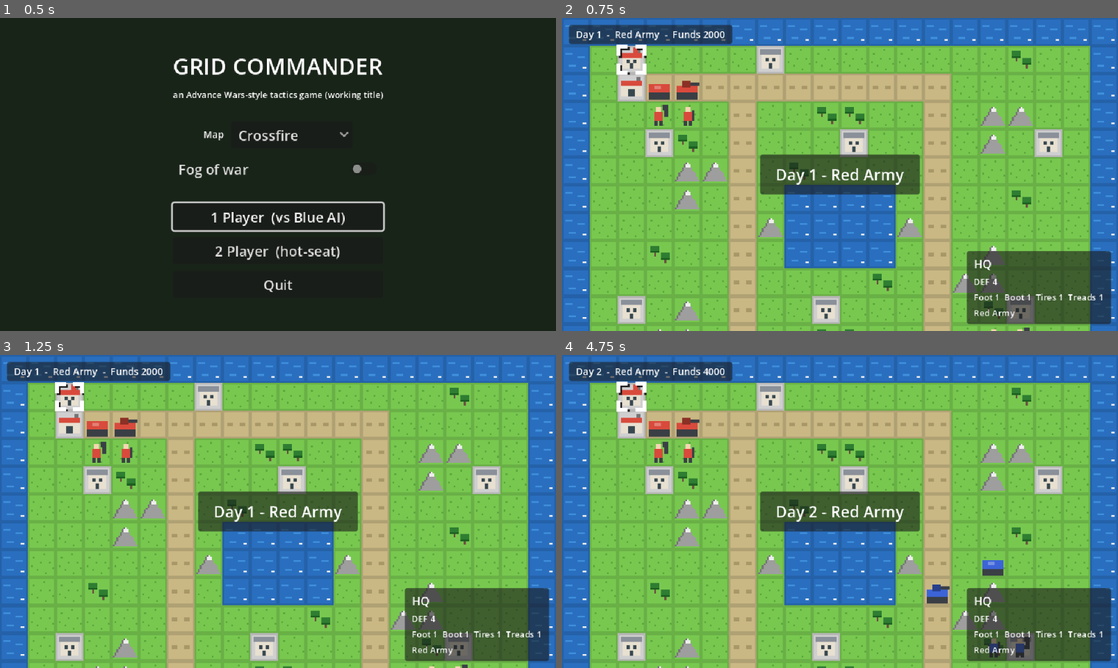
Above: before the commit, frames 1-4 (two rows, left to right).
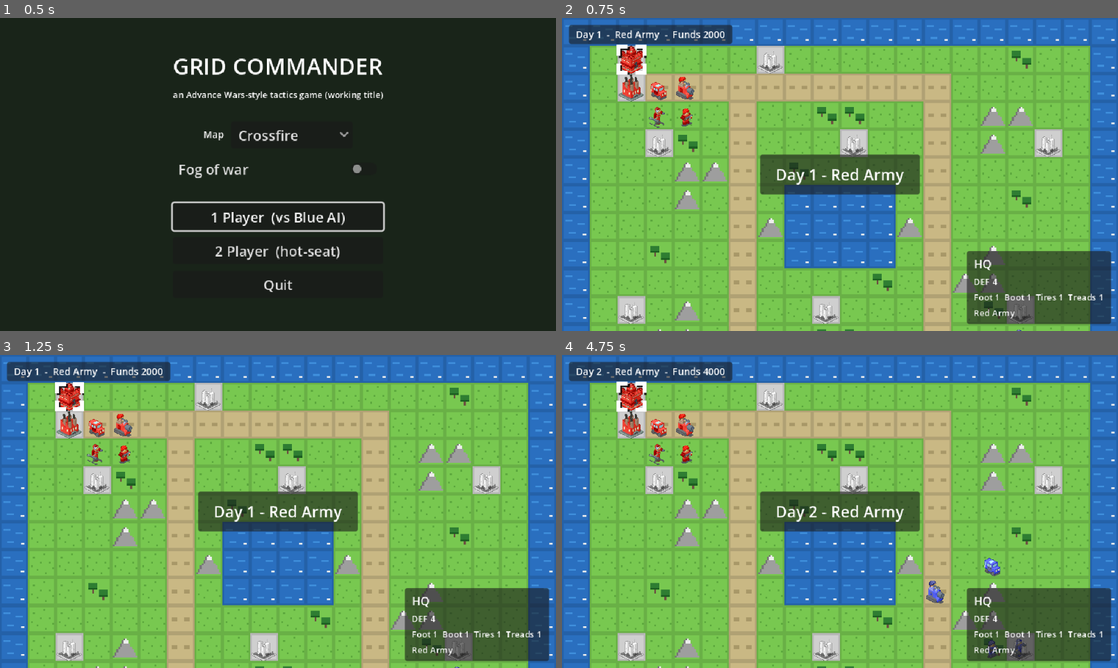
Above: after the commit, the same moments.

Repository: hanscanonico/advance_war_clone
Game: Godot game, scene res://scenes/menu/main_menu.tscn
Same seed, same stepped clock (60 frames per second), same inputs: the game is played once before the commit and once after it.
Inputs (mouse positions are in pixels of both pictures, inside the frame that each line leads up to):
- Up to frame 1 (0.5 s): no input
- Up to frame 2 (0.75 s): click "1 Player (vs Blue AI)" at 0.5 s
- Up to frame 3 (1.25 s): no input
- Up to frame 4 (4.75 s): tap Enter (confirm) at 1.25 s; move the mouse to (962, 495) at 1.27 s; hold Right (cursor_right) 1.28-2 s; hold Enter (confirm) 1.28-2 s; click (962, 495) at 1.42 s; drag from (728, 527) to (812, 574) at 2.02 s; move the mouse to (895, 442) at 2.77 s; hold Right (cursor_right) 2.78-3.5 s; hold Mouse wheel down (zoom_out) 2.78-3.5 s; drag from (812, 574) to (673, 464) at 3.52 s; move the mouse to (1006, 558) at 4.27 s; hold Left (cursor_left) from 4.28 s (still down); tap Alt at 4.35 s

Frame 1 is identical in both runs. In frame 2, 2.6% of the frame differs, in the area x 3-90%, y 6-100%; in frame 3, 2.6%; in frame 4, 3.1%, in the area x 3-90%, y 6-98%.

Commit message:
Replace unit and property art with CC0 PixVoxel sprites
Units and the city/base/hq buildings now come from Tommy Ettinger's CC0
PixVoxel Revised Wargame Sprites instead of generated programmer art.
The ground tiles stay as they are: the pack's own terrain is isometric
elevation slabs that only tessellate on an isometric grid, and its flat
featureless ground would have lost the trees and peaks we already draw.
Only sprites that sit *on* a tile are used, so the square top-down grid,
transforms, cursor, overlays, fog, and camera are all untouched.

Atlas cells go from 16px to 64px so the art keeps its detail, which means
sprite resolution had to be decoupled from the world grid: UnitSprite
scales itself down and counter-scales the HP badge, and TerrainLayer is
scaled to keep one cell at TILE. Grid maths still speaks in TILE.

generate_tiles.gd no longer draws units or buildings — it would have
silently clobbered the new art on the next `make tiles`. It now emits
ground only, leaving bare paved lots, and `make tiles` chains ground ->
sprites via the new build script.

Co-Authored-By: Claude Opus 4.8 <noreply@anthropic.com>
Claude-Session: https://claude.ai/code/session_01DW7b2pfbhABNtLcqo2U3Vz

Diff:
--- a/scenes/battle/battle.gd
+++ b/scenes/battle/battle.gd
@@ -4,6 +4,9 @@
 ## this scene only issues commands and animates the results.
 
 const TILE := 16
+## Terrain atlas cells are 4x the world grid so the PixVoxel property buildings
+## keep their detail; TerrainLayer is scaled down to compensate.
+const TERRAIN_PX := 64
 const MAP_PATH := "res://maps/first_steps.txt"
 const MAIN_MENU_SCENE := "res://scenes/menu/main_menu.tscn"
 const ATLAS_PATH := "res://assets/tiles/terrain_atlas.png"
@@ -119,6 +122,10 @@
 		game.fog_enabled = fog
 		game.rng.randomize()
 	terrain_layer.tile_set = _build_tile_set()
+	# The terrain atlas is drawn at 4x the world grid (see TERRAIN_PX), so the
+	# layer is scaled back down to keep one cell = TILE. Overlays and the cursor
+	# stay at 1x and are unaffected.
+	terrain_layer.scale = Vector2.ONE * (float(TILE) / float(TERRAIN_PX))
 	move_overlay.tile_set = _build_overlay_tile_set()
 	attack_overlay.tile_set = move_overlay.tile_set
 	fog_layer.tile_set = move_overlay.tile_set
@@ -923,10 +930,10 @@
 ## terrain, team-colored rows for properties. No hand-maintained .tres TileSet.
 func _build_tile_set() -> TileSet:
 	var tile_set := TileSet.new()
-	tile_set.tile_size = Vector2i(TILE, TILE)
+	tile_set.tile_size = Vector2i(TERRAIN_PX, TERRAIN_PX)
 	var atlas := TileSetAtlasSource.new()
 	atlas.texture = load(ATLAS_PATH)
-	atlas.texture_region_size = Vector2i(TILE, TILE)
+	atlas.texture_region_size = Vector2i(TERRAIN_PX, TERRAIN_PX)
 	for terrain in db.all():
 		atlas.create_tile(Vector2i(terrain.atlas_col, 0))
 		if terrain.team_tinted:
--- a/scenes/battle/unit_sprite.gd
+++ b/scenes/battle/unit_sprite.gd
@@ -4,6 +4,11 @@
 ## via refresh(); the battle scene tweens `position` only for move previews.
 
 const TILE := 16
+## The units atlas is drawn at 4x the world grid so the PixVoxel art keeps its
+## detail; the sprite is scaled back down to cover exactly one cell. Grid maths
+## everywhere else still speaks in TILE.
+const SPRITE_PX := 64
+const SPRITE_SCALE := float(TILE) / float(SPRITE_PX)
 const UNITS_ATLAS_PATH := "res://assets/tiles/units_atlas.png"
 const ACTED_TINT := Color(0.55, 0.55, 0.55)
 
@@ -20,8 +25,16 @@
 	active_team = p_active_team
 	var atlas := AtlasTexture.new()
 	atlas.atlas = load(UNITS_ATLAS_PATH)
-	atlas.region = Rect2(unit.type.atlas_col * TILE, unit.team * TILE, TILE, TILE)
+	atlas.region = Rect2(
+		unit.type.atlas_col * SPRITE_PX, unit.team * SPRITE_PX, SPRITE_PX, SPRITE_PX
+	)
 	texture = atlas
+	scale = Vector2.ONE * SPRITE_SCALE
+	# The badge is authored against the world grid, so undo the sprite's scale
+	# rather than letting it shrink with the art. Its offset is authored in the
+	# same units and needs the same treatment, or the badge creeps toward centre.
+	hp_label.scale = Vector2.ONE / SPRITE_SCALE
+	hp_label.position /= SPRITE_SCALE
 	refresh()
 
 
--- a/tools/generate_tiles.gd
+++ b/tools/generate_tiles.gd
@@ -1,11 +1,19 @@
 extends SceneTree
-## Generates all placeholder art: the 16x16 terrain atlas (9 terrain columns x
-## 3 team rows), the grid cursor sprite, and the project icon.
-## Reproducible programmer art, meant to be replaced by a real tileset later.
+## Generates the ground terrain atlas (9 terrain columns x 3 team rows), the
+## range overlay, the grid cursor sprite, and the project icon.
 ##
-## Run with:  make tiles
+## Unit art and the city/base/hq buildings are deliberately NOT drawn here: they
+## come from the CC0 PixVoxel pack via tools/build_pixvoxel_atlases.sh, which
+## paints the property columns this script leaves as bare paved lots. Running
+## this alone would blank those buildings, so run the pair:  make tiles
+##
+## Tiles are drawn at 16px — the world grid — then scaled 4x on save, because
+## the atlas cell is 64px to give the PixVoxel art room.
 
 const TILE := 16
+## Atlas cells are 4x the world grid. Nearest-neighbour, so the 16px art is
+## pixel-identical on screen at the battle scene's default zoom.
+const SCALE := 4
 const COLS := 9  # road, plains, woods, mountain, river, city, base, hq, sea
 const ROWS := 3  # 0 = neutral, 1 = red, 2 = blue
 
@@ -23,8 +31,6 @@
 const ROCK_DARK := Color("757575")
 const SNOW := Color("eeeeee")
 const PAVE := Color("cfcfcf")
-const WALL := Color("e8e0d0")
-const DOOR := Color("37474f")
 const TEAM_COLORS: Array[Color] = [Color("8a9099"), Color("d84a3c"), Color("3c64d8")]
 
 var img: Image
@@ -34,27 +40,28 @@
 	DirAccess.make_dir_recursive_absolute(ProjectSettings.globalize_path("res://assets/tiles"))
 	DirAccess.make_dir_recursive_absolute(ProjectSettings.globalize_path("res://assets/ui"))
 	_generate_atlas()
-	_generate_units_atlas()
 	_generate_overlay()
 	_generate_cursor()
 	_generate_icon()
-	print("generate_tiles: wrote terrain_atlas.png, units_atlas.png, overlay.png, cursor.png, icon.png")
+	print("generate_tiles: wrote terrain_atlas.png, overlay.png, cursor.png, icon.png")
 	quit()
 
 
 func _generate_atlas() -> void:
 	img = Image.create_empty(COLS * TILE, ROWS * TILE, false, Image.FORMAT_RGBA8)
 	for row in ROWS:
-		var team: Color = TEAM_COLORS[row]
 		_draw_road(_at(0, row))
 		_draw_plains(_at(1, row))
 		_draw_woods(_at(2, row))
 		_draw_mountain(_at(3, row))
 		_draw_river(_at(4, row))
-		_draw_city(_at(5, row), team)
-		_draw_base(_at(6, row), team)
-		_draw_hq(_at(7, row), team)
+		# city, base, hq: bare lots. build_pixvoxel_atlases.sh paints the
+		# team-coloured building on top, per row.
+		_ground(_at(5, row), PAVE)
+		_ground(_at(6, row), PAVE)
+		_ground(_at(7, row), PAVE)
 		_draw_sea(_at(8, row))
+	img.resize(COLS * TILE * SCALE, ROWS * TILE * SCALE, Image.INTERPOLATE_NEAREST)
 	img.save_png("res://assets/tiles/terrain_atlas.png")
 
 
@@ -124,131 +131,12 @@
 	_fill(o, 12, 12, 2, 1, SNOW)
 
 
-func _draw_city(o: Vector2i, team: Color) -> void:
-	_ground(o, PAVE)
-	_fill(o, 3, 5, 10, 8, WALL)
-	_fill(o, 2, 2, 12, 3, team)
-	_fill(o, 5, 7, 2, 2, DOOR)
-	_fill(o, 9, 7, 2, 2, DOOR)
-	_fill(o, 7, 10, 2, 3, DOOR)
-
-
-func _draw_base(o: Vector2i, team: Color) -> void:
-	_ground(o, PAVE)
-	_fill(o, 11, 2, 2, 4, ROCK_DARK)  # chimney
-	_fill(o, 2, 6, 12, 7, WALL)
-	_fill(o, 2, 4, 12, 3, team)
-	_fill(o, 6, 9, 4, 4, DOOR)
-
-
-func _draw_hq(o: Vector2i, team: Color) -> void:
-	_ground(o, PAVE)
-	_fill(o, 12, 1, 1, 6, ROCK_DARK)  # flag pole
-	_fill(o, 9, 1, 3, 3, team)        # flag
-	_fill(o, 3, 6, 10, 7, WALL)
-	_fill(o, 2, 4, 12, 3, team)
-	_fill(o, 5, 8, 2, 2, DOOR)
-	_fill(o, 9, 8, 2, 2, DOOR)
-	_fill(o, 7, 10, 2, 3, DOOR)
-
-
-const UNIT_COLS := 9  # infantry, mech, recon, tank, md_tank, anti_air, artillery, rockets, apc
-const SKIN := Color("f5d7b2")
-const GUN := Color("3a3f45")
-
-
-func _generate_units_atlas() -> void:
-	img = Image.create_empty(UNIT_COLS * TILE, ROWS * TILE, false, Image.FORMAT_RGBA8)
-	for row in ROWS:
-		var team: Color = TEAM_COLORS[row]
-		var dark := team.darkened(0.35)
-		_draw_infantry(_at(0, row), team)
-		_draw_mech(_at(1, row), team)
-		_draw_recon(_at(2, row), team)
-		_draw_tank(_at(3, row), team, dark)
-		_draw_md_tank(_at(4, row), team, dark)
-		_draw_anti_air(_at(5, row), team, dark)
-		_draw_artillery(_at(6, row), team)
-		_draw_rockets(_at(7, row), team, dark)
-		_draw_apc(_at(8, row), team)
-	img.save_png("res://assets/tiles/units_atlas.png")
-
-
 ## Semi-transparent white tile; the scene modulates it (blue = move range).
 func _generate_overlay() -> void:
 	img = Image.create_empty(TILE, TILE, false, Image.FORMAT_RGBA8)
 	img.fill_rect(Rect2i(0, 0, TILE, TILE), Color(1, 1, 1, 0.5))
 	img.fill_rect(Rect2i(1, 1, TILE - 2, TILE - 2), Color(1, 1, 1, 0.34))
 	img.save_png("res://assets/tiles/overlay.png")
-
-
-func _draw_infantry(o: Vector2i, team: Color) -> void:
-	_fill(o, 7, 3, 3, 3, SKIN)
-	_fill(o, 6, 6, 5, 5, team)
-	_fill(o, 6, 11, 2, 3, GUN)
-	_fill(o, 9, 11, 2, 3, GUN)
-	_fill(o, 11, 5, 1, 6, GUN)  # rifle
-
-
-func _draw_mech(o: Vector2i, team: Color) -> void:
-	_fill(o, 6, 3, 3, 3, SKIN)
-	_fill(o, 5, 6, 5, 5, team)
-	_fill(o, 5, 11, 2, 3, GUN)
-	_fill(o, 8, 11, 2, 3, GUN)
-	_fill(o, 10, 2, 3, 3, GUN)  # bazooka
-	_fill(o, 11, 5, 2, 4, GUN)
-
-
-func _draw_recon(o: Vector2i, team: Color) -> void:
-	_fill(o, 3, 12, 3, 3, GUN)
-	_fill(o, 10, 12, 3, 3, GUN)
-	_fill(o, 2, 8, 12, 4, team)
-	_fill(o, 4, 5, 5, 3, team.lightened(0.25))
-
-
-func _draw_tank(o: Vector2i, team: Color, dark: Color) -> void:
-	_fill(o, 2, 11, 12, 4, GUN)
-	_fill(o, 2, 7, 12, 4, team)
-	_fill(o, 5, 4, 5, 4, dark)
-	_fill(o, 10, 5, 5, 2, GUN)
-
-
-func _draw_md_tank(o: Vector2i, team: Color, dark: Color) -> void:
-	_fill(o, 1, 11, 14, 4, GUN)
-	_fill(o, 1, 6, 14, 5, team)
-	_fill(o, 4, 3, 6, 4, dark)
-	_fill(o, 10, 4, 6, 2, GUN)
-	_fill(o, 2, 7, 2, 1, SNOW)  # highlight to tell it apart from the tank
-
-
-func _draw_anti_air(o: Vector2i, team: Color, dark: Color) -> void:
-	_fill(o, 2, 11, 12, 4, GUN)
-	_fill(o, 2, 8, 12, 3, team)
-	_fill(o, 6, 5, 5, 3, dark)
-	_fill(o, 8, 1, 1, 5, GUN)  # twin AA barrels
-	_fill(o, 10, 1, 1, 5, GUN)
-
-
-func _draw_artillery(o: Vector2i, team: Color) -> void:
-	_fill(o, 2, 11, 12, 4, GUN)
-	_fill(o, 2, 8, 12, 3, team)
-	for i in 6:  # raised barrel
-		_fill(o, 5 + i, 7 - i, 2, 2, GUN)
-
-
-func _draw_rockets(o: Vector2i, team: Color, dark: Color) -> void:
-	_fill(o, 3, 12, 3, 3, GUN)
-	_fill(o, 10, 12, 3, 3, GUN)
-	_fill(o, 2, 9, 12, 3, team)
-	_fill(o, 4, 3, 8, 5, dark)  # launcher rack
-	for x: int in [5, 7, 9]:
-		_fill(o, x, 4, 1, 2, SNOW)  # rocket tips
-
-
-func _draw_apc(o: Vector2i, team: Color) -> void:
-	_fill(o, 2, 11, 12, 4, GUN)
-	_fill(o, 2, 6, 12, 5, team)
-	_fill(o, 5, 7, 4, 2, team.lightened(0.3))  # hatch
 
 
 func _generate_cursor() -> void:
Binary file changed: assets/tiles/terrain_atlas.png
Binary file changed: assets/tiles/units_atlas.png
Not shown, changed: Makefile
Not shown, changed: README.md
Not shown, changed: assets/LICENSES.md
Not shown, added: tools/build_pixvoxel_atlases.sh
